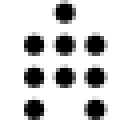
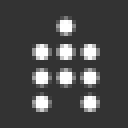
Layer changes from the first 128 x 128 image to the second:
hid "nitro" (1st of 3) over [24, 0, 108, 120]
added group "inverted" with 2 layers above "original" over [0, 0, 128, 128]
added layer "nitro copy" in group "inverted" over [32, 16, 100, 112]
added layer "Layer 1" in group "inverted" over [0, 0, 128, 128]
